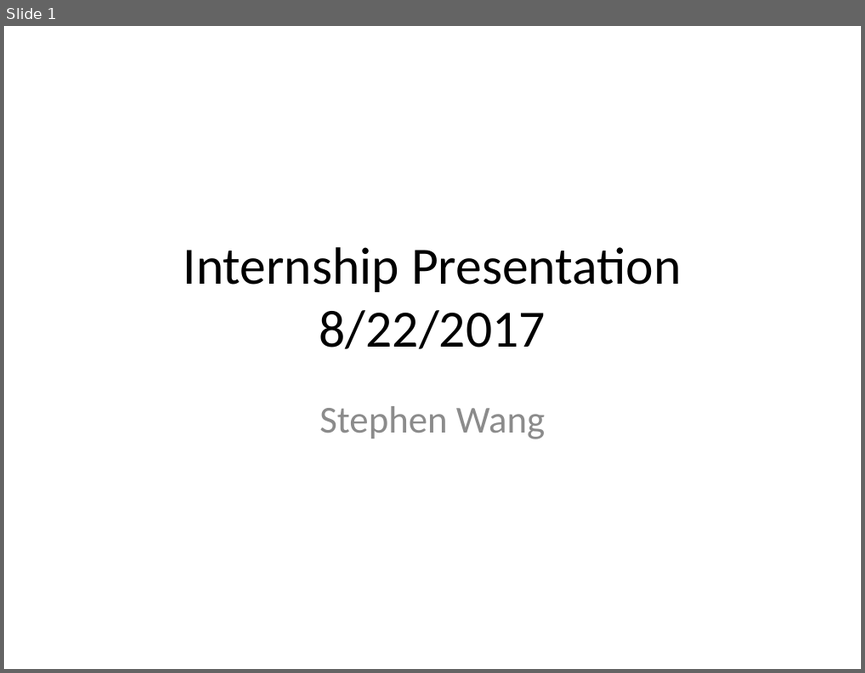
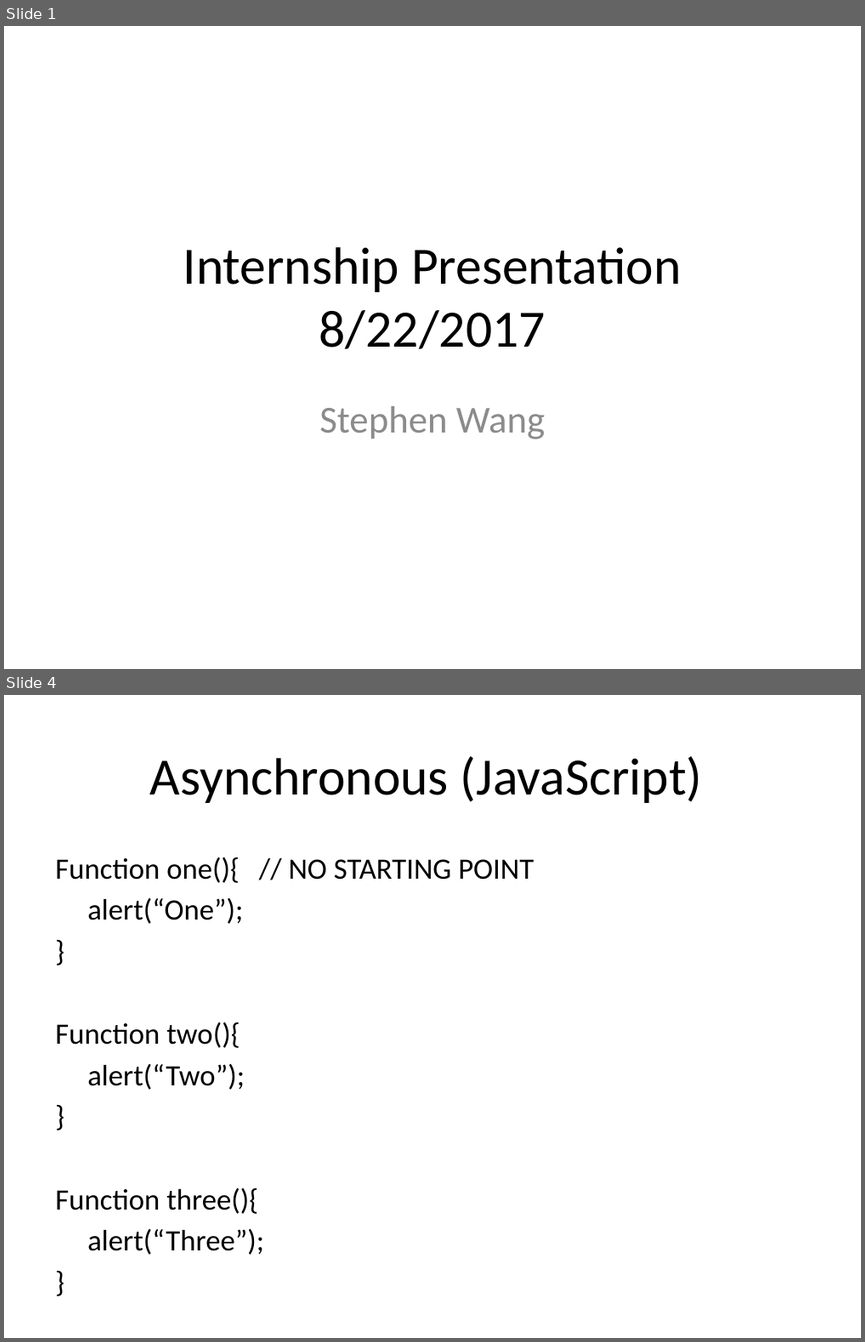
Before and after one commit to StephenWang123/myApp, a slide deck: internPresentation.pptx. Shown one above the other, each under a label of ours: slide 1 before the commit, slides 1 and 4 after it; the slides between them are not shown. The pictures are 865x673 and 865x1342 pixels, drawn with LibreOffice and Linux fonts; fonts in the diff are those of the drawing; background and template pictures are left out. Boxes give left, top, right and bottom in pixels: in the first picture for what was removed or moved away, otherwise in the second. Text is boxed around its words. In the diff, an @@ line names an element or a change of style, - is before the commit and + after.

```diff
--- a/internPresentation.pptx
+++ b/internPresentation.pptx
@@ slide 4 added at bbox=[4, 695, 861, 1338], background picture (left out) @@
@@ title added at bbox=[150, 756, 702, 803], 44 pt, text #000000 @@
+Asynchronous (JavaScript)
@@ text added at bbox=[55, 857, 534, 1254], 24.8 pt, text #000000 @@
+Function one(){ // NO STARTING POINT
+alert(“One”);
+}
+Function two(){
+alert(“Two”);
+}
+Function three(){
+alert(“Three”);
+}
```
Also in this commit, not shown: 7 slides changed, 2 other slides added, 3 slides removed.
